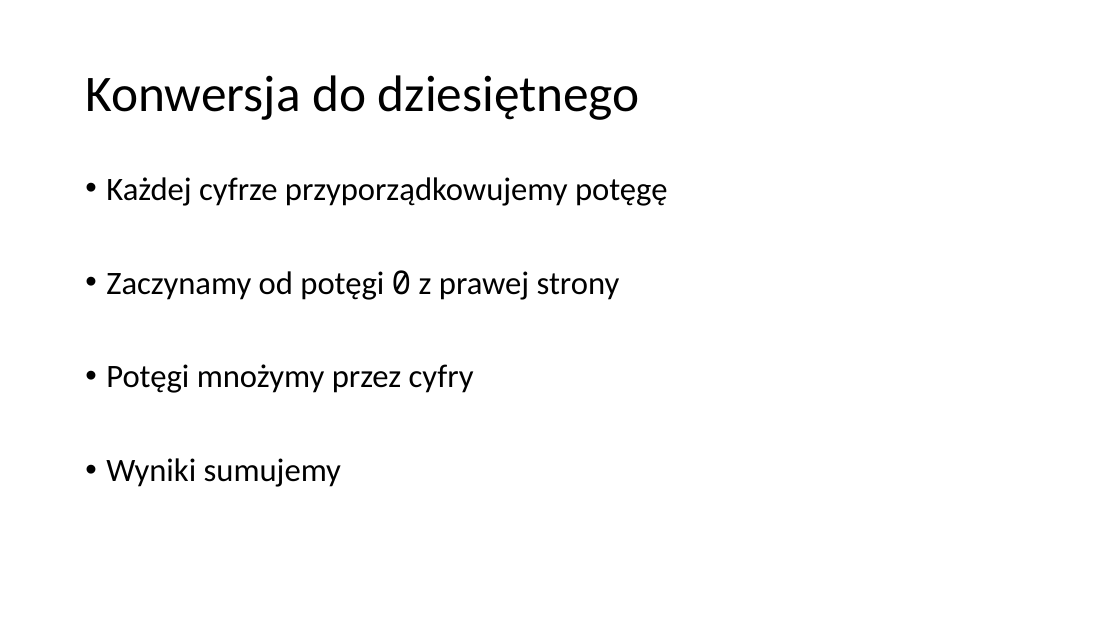
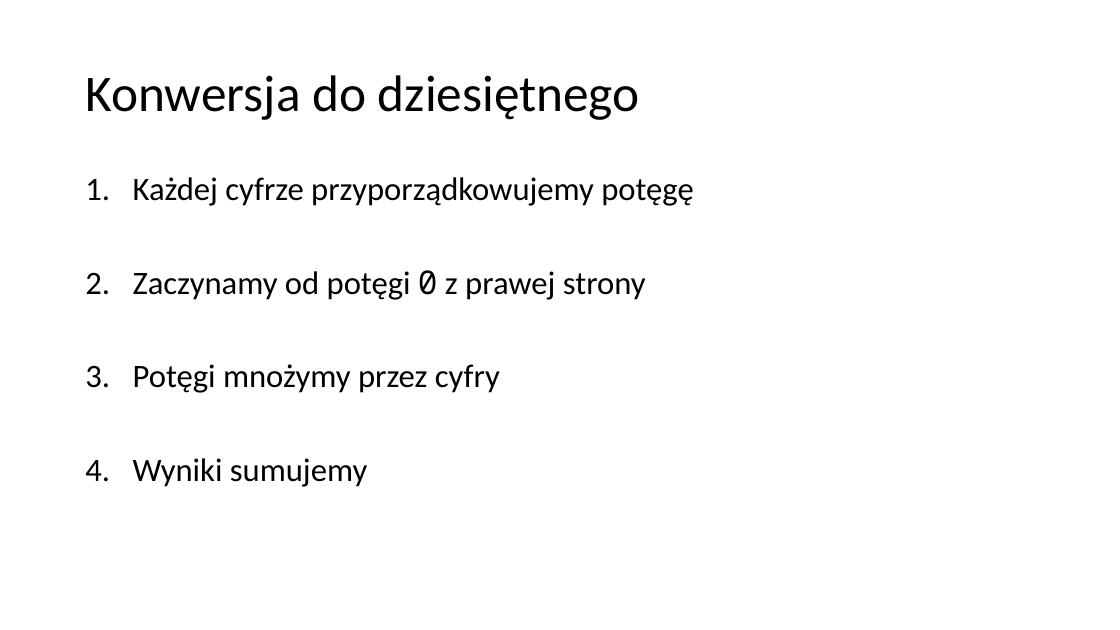
Before and after one commit to blackbat13/cs-lut, a slide deck: slide 10 of Systemy liczbowe/Systemy liczbowe.pptx (slide 6 before the commit). Drawn at 1120x630 pixels with LibreOffice and Linux fonts; fonts in the diff are those of the drawing. Boxes give left, top, right and bottom in pixels: in the first picture for what was removed or moved away, otherwise in the second. Text is boxed around its words. In the diff, an @@ line names an element or a change of style, - is before the commit and + after.

```diff
--- a/Systemy liczbowe/Systemy liczbowe.pptx
+++ b/Systemy liczbowe/Systemy liczbowe.pptx
@@ text "Każdej cyfrze przyporządkowujemy potęgę" at bbox=[133, 177, 693, 487]: bullet • to 1. @@
```
Also in this commit, not shown: 6 other slides changed, 15 slides added.
